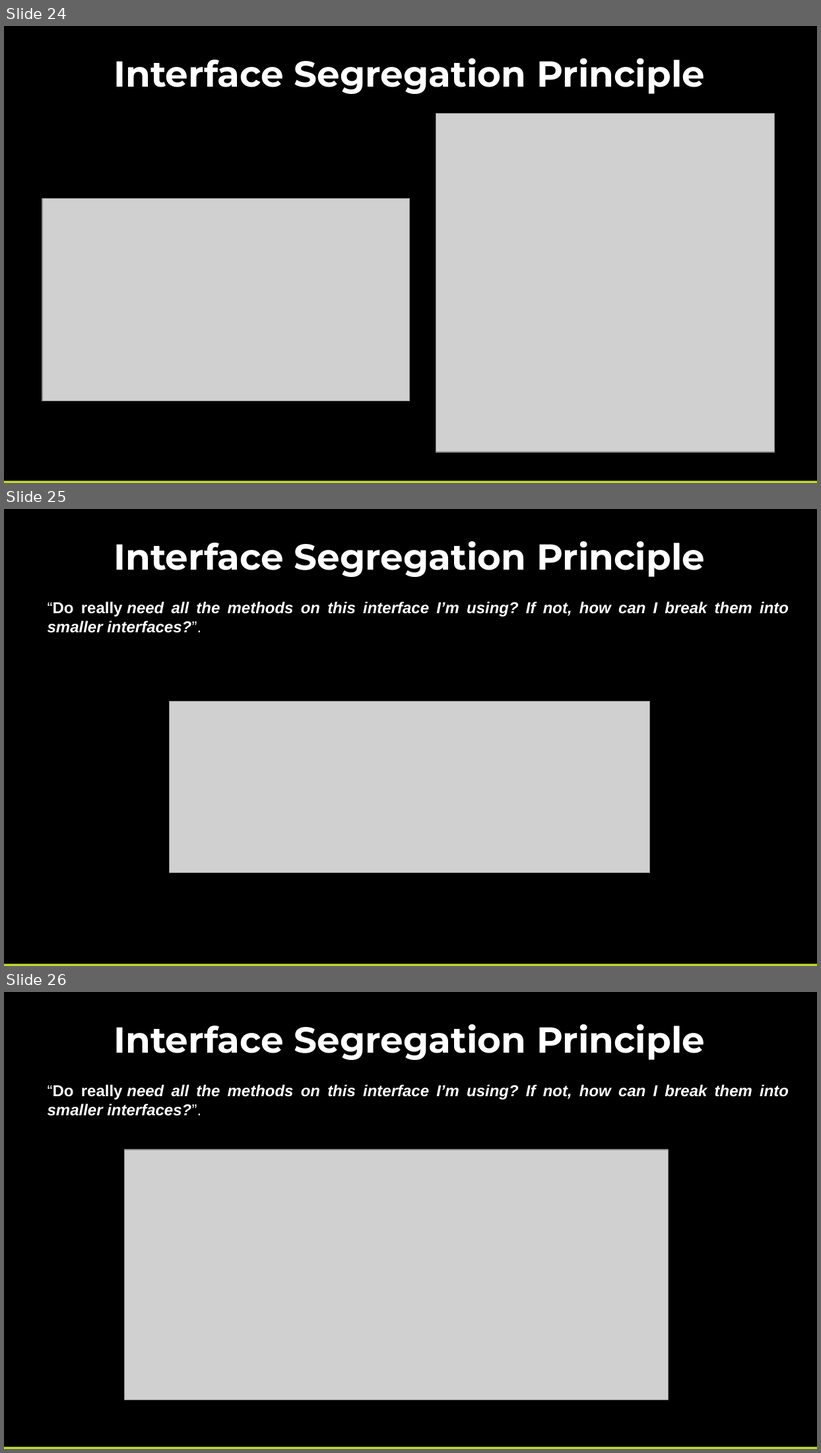
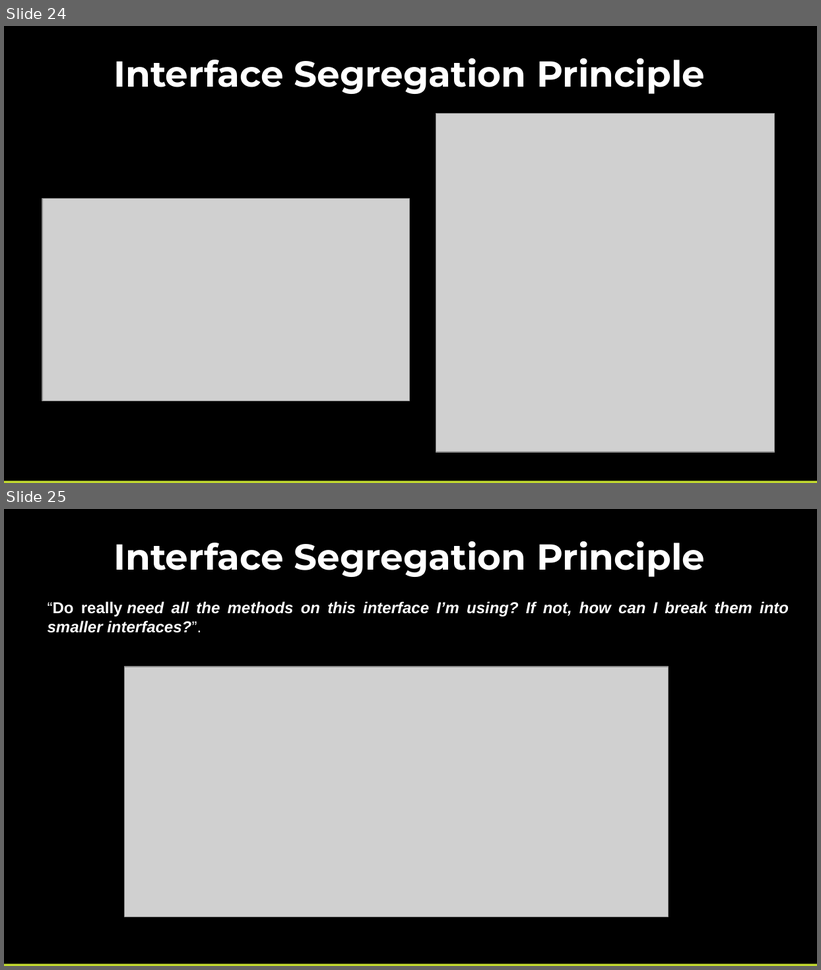
Before and after one commit to pcastellanos/TeamTraining, a slide deck: SOLID/SOLID.pptx. Shown one above the other, each under a label of ours: slides 24, 25 and 26 before the commit, slides 24 and 25 after it. The pictures are 821x1453 and 821x970 pixels, drawn with LibreOffice and Linux fonts; fonts in the diff are those of the drawing; grey boxes stand for pictures. Boxes give left, top, right and bottom in pixels: in the first picture for what was removed or moved away, otherwise in the second. Text is boxed around its words. In the diff, an @@ line names an element or a change of style, - is before the commit and + after.

Commit message:
Changes in the presentation for Interface Segregation Principle

```diff
--- a/SOLID/SOLID.pptx
+++ b/SOLID/SOLID.pptx
@@ slide 25 removed at [4,509,817,966], background #000000 @@
@@ text removed at [114,541,705,577] @@
-Interface Segregation Principle
@@ text removed at [48,601,789,633] @@
-“Do really need all the methods on this interface I’m using? If not, how can I break them into smaller interfaces?”.
@@ picture removed at [170,701,650,873] @@
@@ rectangle removed at [4,964,817,966] @@
@@ what was slide 26 is now slide 25 @@
```
Also in this commit, not shown: 2 slides changed.
